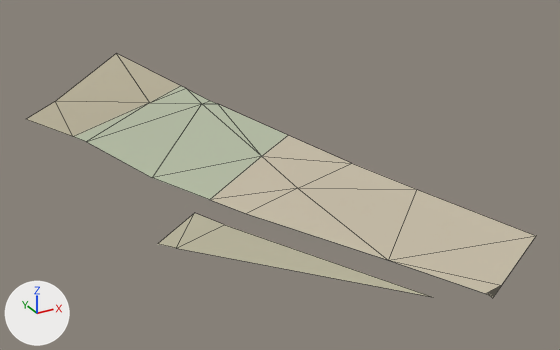
The glTF model assets/malta/countryside/farm_-7_14_soil.glb as it was, and as the next commit left it.
One viewpoint serves both versions: a 50 mm camera at (100.0, -487.0, 269.0) aimed at (225.0, -258.0, 154.0). The lights are fixed; the arrows at lower left show +X, +Y and +Z. The first picture is the older version. Mesh edges are drawn as thin lines. Vertices at exactly the same position are counted once.

Script lines for the objects in view, before the commit:
```python
me_geometry_0 = bpy.data.meshes.new('geometry_0')
me_geometry_0.from_pydata(...)  # 35 vertices, 35 faces; spans x 155.0..258.0, y -362.0..-127.0, z 147.0..172.0
me_geometry_0.materials.append(mat_defaultmaterial)
ob_geometry_0 = bpy.data.objects.new('geometry_0', me_geometry_0)
ob_geometry_0.location = (0.0, 0.0, 0.0)
```
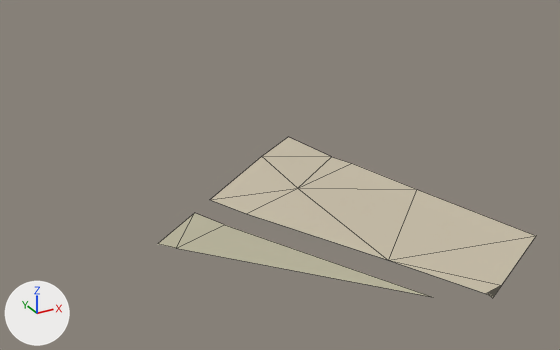
What differs and where, as boxes (x1, y1, x2, y2) in the pictures (560 x 350 px):
'geometry_0', reshaped (26% narrower, 34% shorter): before (27, 53, 536, 298); after (158, 137, 536, 298)
part 1 of me_geometry_0, cut back: before (27, 53, 352, 200); after (262, 137, 352, 188)

The change, as a diff of the scene's bpy script:
```diff
--- a/assets/malta/countryside/farm_-7_14_soil.glb.py
+++ b/assets/malta/countryside/farm_-7_14_soil.glb.py
@@ me_geometry_0 @@
 # used by ob_geometry_0; location = (0.0, 0.0, 0.0)
-me_geometry_0.from_pydata(...)  # 35 vertices, 35 faces; spans x 155.0..258.0, y -362.0..-127.0, z 147.0..172.0
+me_geometry_0.from_pydata(...)  # 24 vertices, 21 faces; spans x 172.0..258.0, y -362.0..-248.0, z 147.0..164.0
+# me_geometry_0 part 1
+# 13 vertices are removed from x 155.0..234.0, y -248.0..-127.0, z 154.0..172.0
+# 17 faces are deleted
+# 2 vertices are added at (240.0, -270.0, 163.0), (234.0, -248.0, 164.0)
+# 3 new faces join them
 me_geometry_0.materials.append(mat_defaultmaterial)
```
